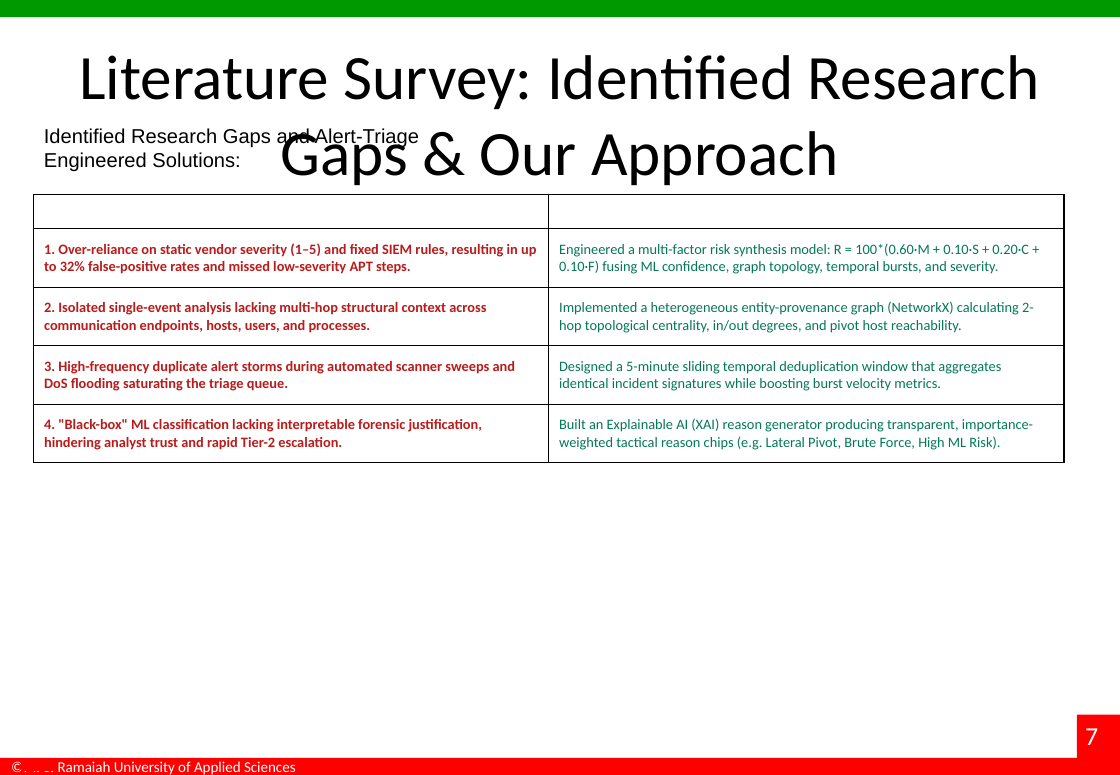
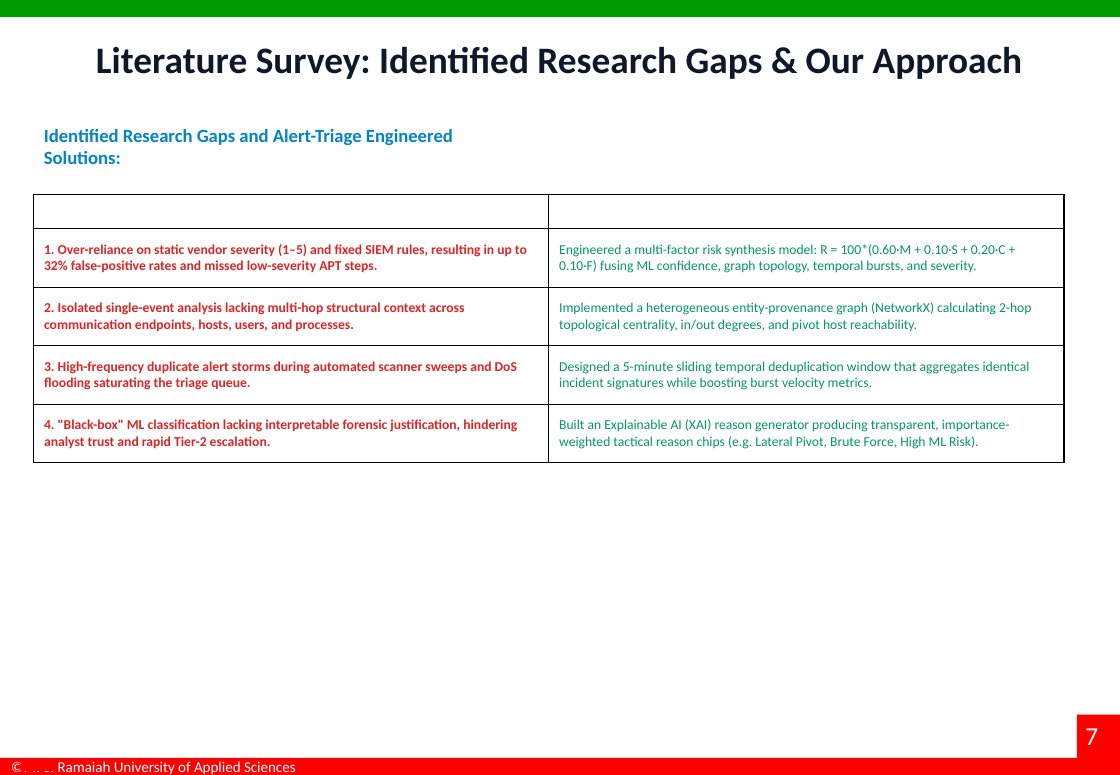
Before and after one commit to Alchemist-2905/Alert-triage, a slide deck: slide 7 of docs/Interim_Project_Presentation_TeamAlpha.pptx. Drawn at 1120x775 pixels with LibreOffice and Linux fonts; fonts in the diff are those of the drawing; background and template pictures are left out. Boxes give left, top, right and bottom in pixels: in the first picture for what was removed or moved away, otherwise in the second. Text is boxed around its words. In the diff, an @@ line names an element or a change of style, - is before the commit and + after.

Commit message:
docs: standardize all presentation fonts to Calibri with strict hierarchy

```diff
--- a/docs/Interim_Project_Presentation_TeamAlpha.pptx
+++ b/docs/Interim_Project_Presentation_TeamAlpha.pptx
@@ title "Literature Survey: Identified Research Gaps ..." at (96,46,1023,79): size 44 to 26 pt, text colour #000000 to #0F172A, bold on; more space between paragraphs @@
@@ text "Identified Research Gaps and Alert-Triage ..." at (44,129,453,164): size 14 to 13 pt, font Arial to Calibri, text colour #000000 to #0284C7, bold on @@
@@ table at (34,194,1064,591) @@
@@ size 11 to 10.5 pt in "Identified Research Gap in Literature", "Alert-Triage Engineered Approach" @@
@@ size 10 to 9.5 pt @@
@@ text colour #B91C1C to #DC2626 in "1. Over-reliance on static vendor severity (1–5) ...", "2. Isolated single-event analysis lacking multi-hop structur ...", "3. High-frequency duplicate alert storms during automated ...", "4. "Black-box" ML classification lacking interpretable foren ..." @@
@@ text colour #047857 to #059669 in "Engineered a multi-factor risk synthesis model: R ...", "Implemented a heterogeneous entity-provenance graph (Network ...", "Designed a 5-minute sliding temporal deduplication window ...", "Built an Explainable AI (XAI) reason generator ..." @@
```
Also in this commit, not shown: 16 other slides changed.
